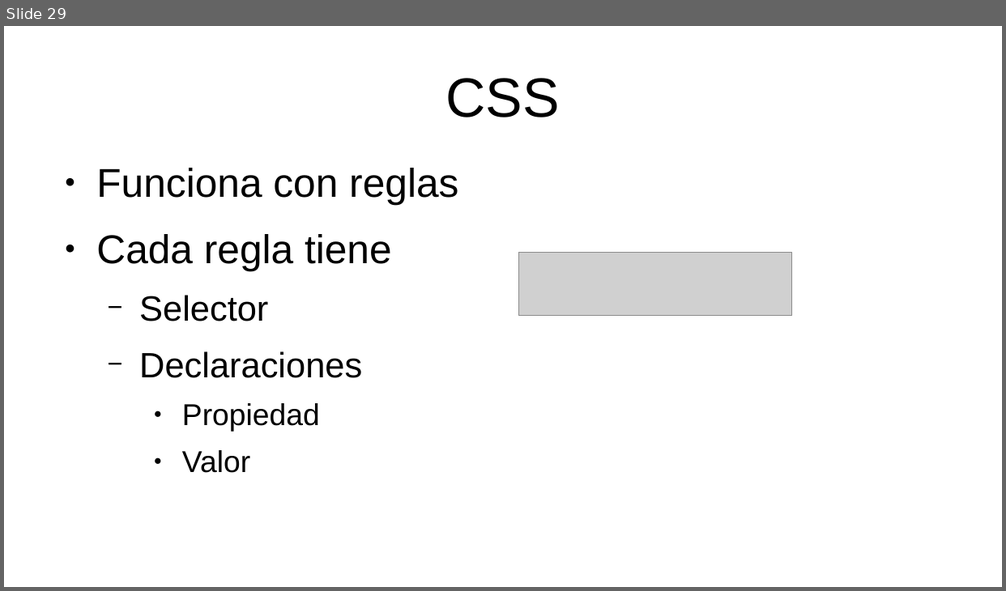
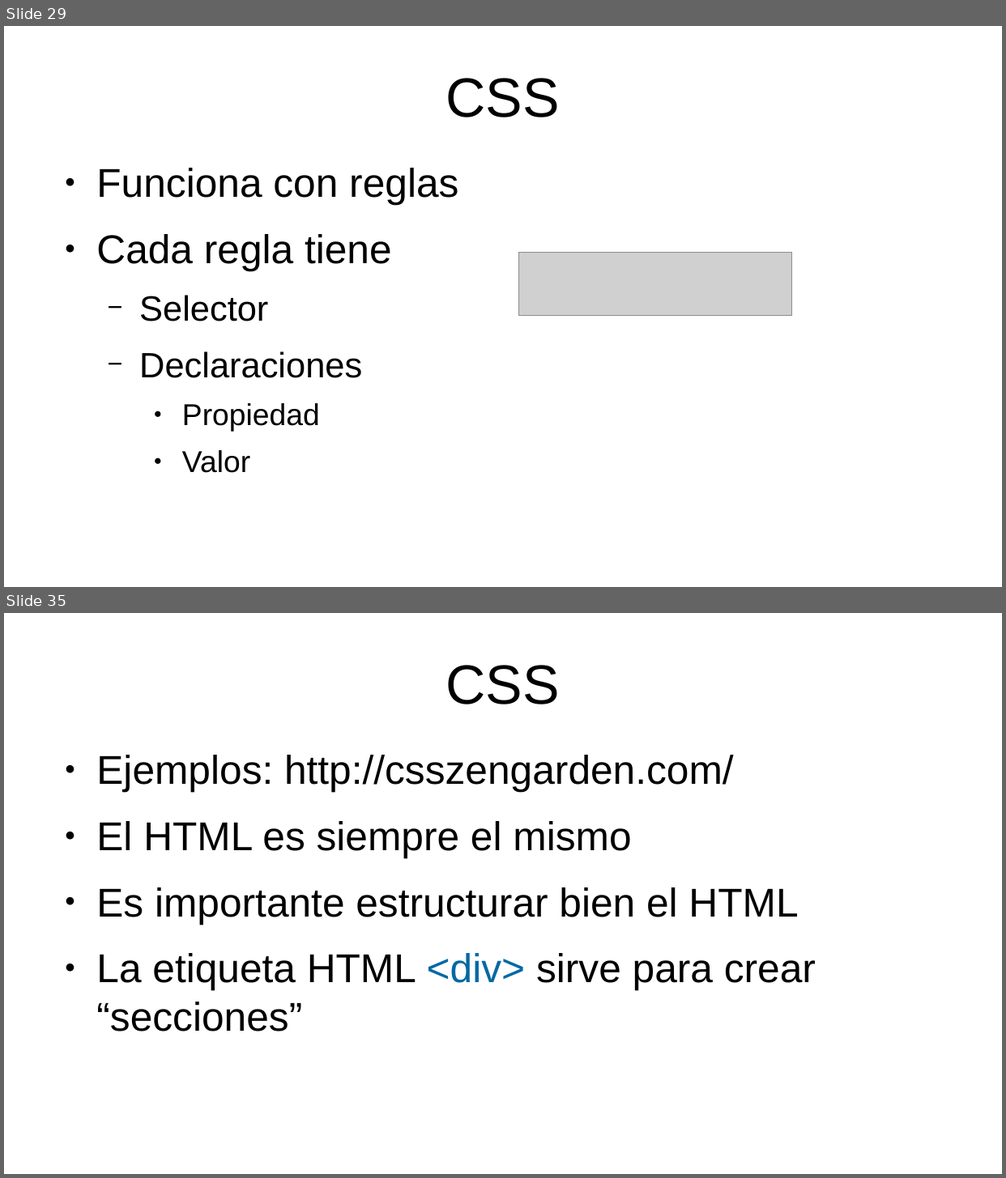
Before and after one commit to mikel-egana-aranguren/EHU-SGSSI-01, a slide deck: SistemasWeb/SistemasWeb.odp. Shown one above the other, each under a label of ours: slide 29 before the commit, slides 29 and 35 after it; the slides between them are not shown. The pictures are 1006x591 and 1006x1178 pixels, drawn with LibreOffice and Linux fonts; fonts in the diff are those of the drawing; grey boxes stand for pictures; background and template pictures are left out. Boxes give left, top, right and bottom in pixels: in the first picture for what was removed or moved away, otherwise in the second. Text is boxed around its words. In the diff, an @@ line names an element or a change of style, - is before the commit and + after.

```diff
--- a/SistemasWeb/SistemasWeb.odp
+++ b/SistemasWeb/SistemasWeb.odp
@@ slide 35 added at <box>4,613,1002,1174</box>, background #FFFFFF @@
@@ title added at <box>446,665,560,705</box>, 44 pt, text #000000 @@
+CSS
@@ text added at <box>96,755,816,1032</box>, 32 pt, text #000000 @@
+● Ejemplos: http://csszengarden.com/
+● El HTML es siempre el mismo
+● Es importante estructurar bien el HTML
+● La etiqueta HTML <div> sirve para crear “secciones”
```
Also in this commit, not shown: 1 slide changed, 9 other slides added, 1 other file.
